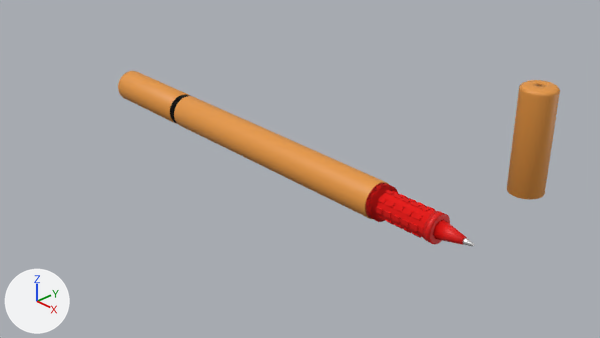
One commit to the Blender file pen.blend: the scene before it, then after it.
Rendered twice from the file's camera 'Camera'. Every picture has the same lights, and +X, +Y and +Z are marked at lower left.

In view in the first picture: '2nd red ring', 'Black Cap', 'Pen Body', 'Red Cap', 'Red Ring', 'Red Spotted', 'red cone'.
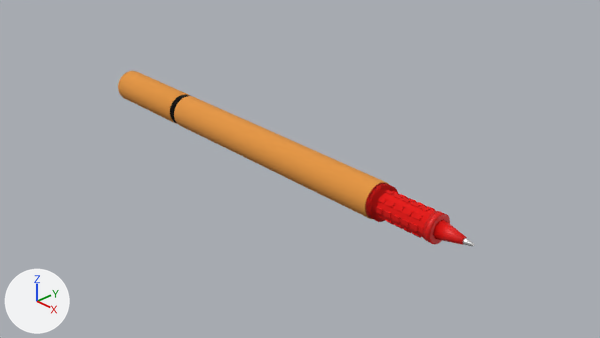
The newer file is also turned or shifted as a whole; pictures and numbers use the older file's frame.

Pixel boxes [x1, y1, x2, y2] of what changed, in the pictures (600 x 338 px):
'Pen Body', recoloured: [233, 127, 375, 202] in both
'Red Cap', hidden: before [507, 80, 560, 200]
'Black Cap', recoloured: [122, 72, 178, 107] in both

The change, as a diff of the scene's bpy script:
```diff
--- a/pen.blend.py
+++ b/pen.blend.py
@@ mat_cardboard @@
+mat_cardboard = principled_material('Cardboard')
+mat_cardboard.base_color = (0.8, 0.313, 0.0531)  # orange #e79841
+mat_cardboard.roughness = 1.0
@@ me_pen_body @@
 me_pen_body.from_pydata(...)  # 64 vertices, 34 faces; spans x -1.0..1.0, y -1.0..1.0, z -1.0..1.0
-me_pen_body.materials.append(mat_material_001)  # orange #e79841
+me_pen_body.materials.append(mat_cardboard)  # orange #e79841
@@ me_black_cap @@
 me_black_cap.from_pydata(...)  # 384 vertices, 352 faces; spans x -1.0..1.0, y -1.0..1.0, z -1.02..1.0
-me_black_cap.materials.append(mat_material_002)  # orange #e79841
+me_black_cap.materials.append(mat_cardboard)  # orange #e79841
@@ me_red_cap @@
 me_red_cap.from_pydata(...)  # 384 vertices, 352 faces; spans x -1.0..1.0, y -1.0..1.0, z -1.02..1.0
-me_red_cap.materials.append(mat_material_004)  # orange #e79841
+me_red_cap.materials.append(mat_cardboard)  # orange #e79841
@@ ob_red_cap @@
 ob_red_cap = bpy.data.objects.new('Red Cap', me_red_cap)
-ob_red_cap.location = (0.0575, 0.04, 0.01)
-ob_red_cap.rotation_euler = (3.142, 0.0, 0.0)  # degrees (180, 0, 0)
+ob_red_cap.location = (0.0575, 0.0, 0.0)
+ob_red_cap.rotation_euler = (-3.142, 1.571, 0.0)  # degrees (-180, 90, 0)
 ob_red_cap.scale = (0.005, 0.005, 0.015)
+ob_red_cap.hide_set(True)
```
